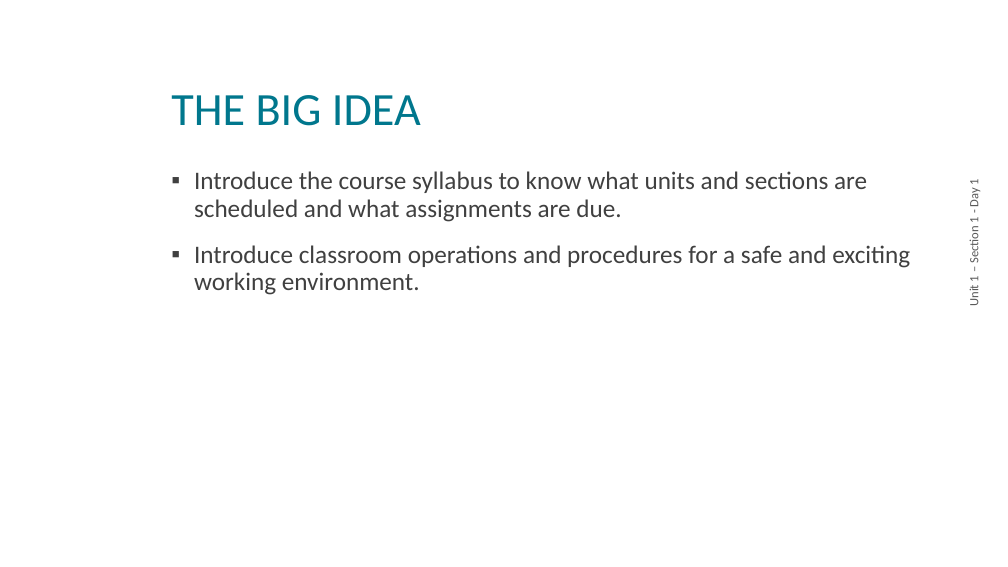
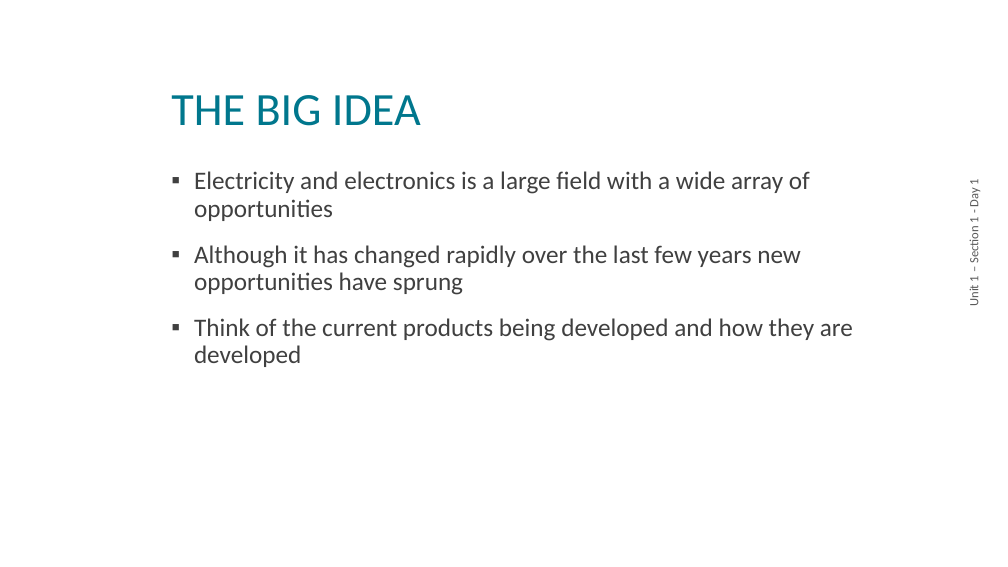
Before and after one commit to nickvertucci/Technology-Education-Curriculum, a slide deck: slide 2 of High School/Modern Electricity and Electronics/Unit 1 - Introduction & Design Process/Section 2 - Careers In Electricity and Electronics/Assets/Unit 1 - Section 1 - Careers.pptx (slide 3 before the commit). Drawn at 1008x567 pixels with LibreOffice and Linux fonts; fonts in the diff are those of the drawing; background and template pictures are left out. Boxes give left, top, right and bottom in pixels: in the first picture for what was removed or moved away, otherwise in the second. Text is boxed around its words. In the diff, an @@ line names an element or a change of style, - is before the commit and + after.

```diff
--- a/High School/Modern Electricity and Electronics/Unit 1 - Introduction & Design Process/Section 2 - Careers In Electricity and Electronics/Assets/Unit 1 - Section 1 - Careers.pptx
+++ b/High School/Modern Electricity and Electronics/Unit 1 - Introduction & Design Process/Section 2 - Careers In Electricity and Electronics/Assets/Unit 1 - Section 1 - Careers.pptx
@@ text at [194,171,853,367]: text changed @@
-▪ Introduce the course syllabus to know what units and sections are scheduled and what assignments are due.
-▪ Introduce classroom operations and procedures for a safe and exciting working environment.
+▪ Electricity and electronics is a large field with a wide array of opportunities
+▪ Although it has changed rapidly over the last few years new opportunities have sprung
+▪ Think of the current products being developed and how they are developed
```
Also in this commit, not shown: 1 other slide changed, 3 slides added, 2 slides removed.
